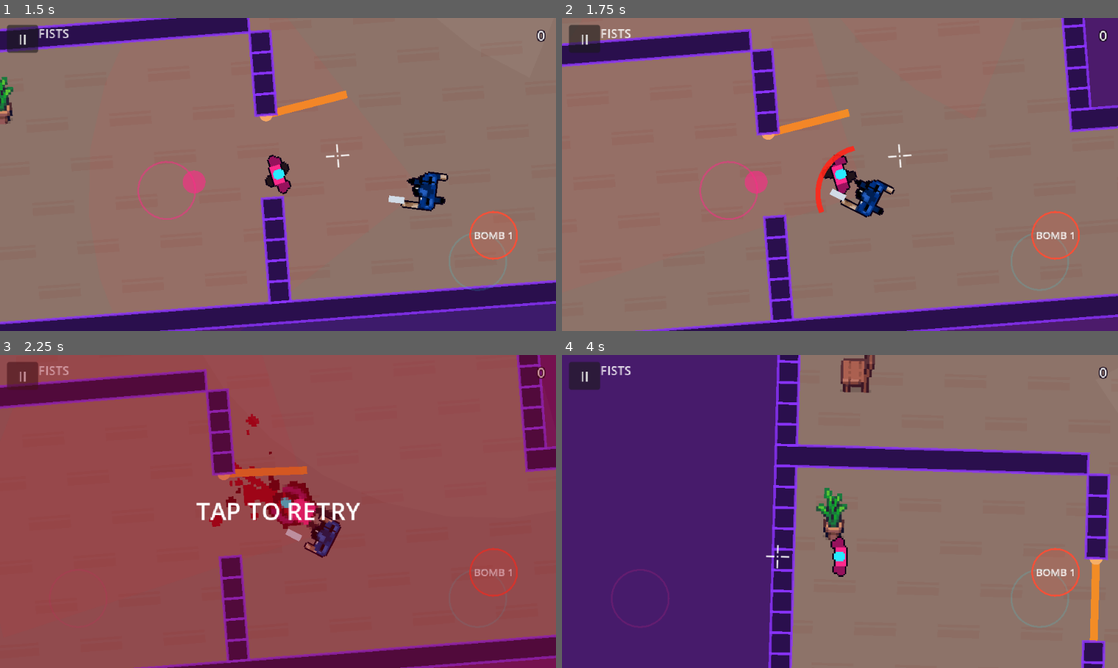
Above: before the commit, frames 1-4 (two rows, left to right).
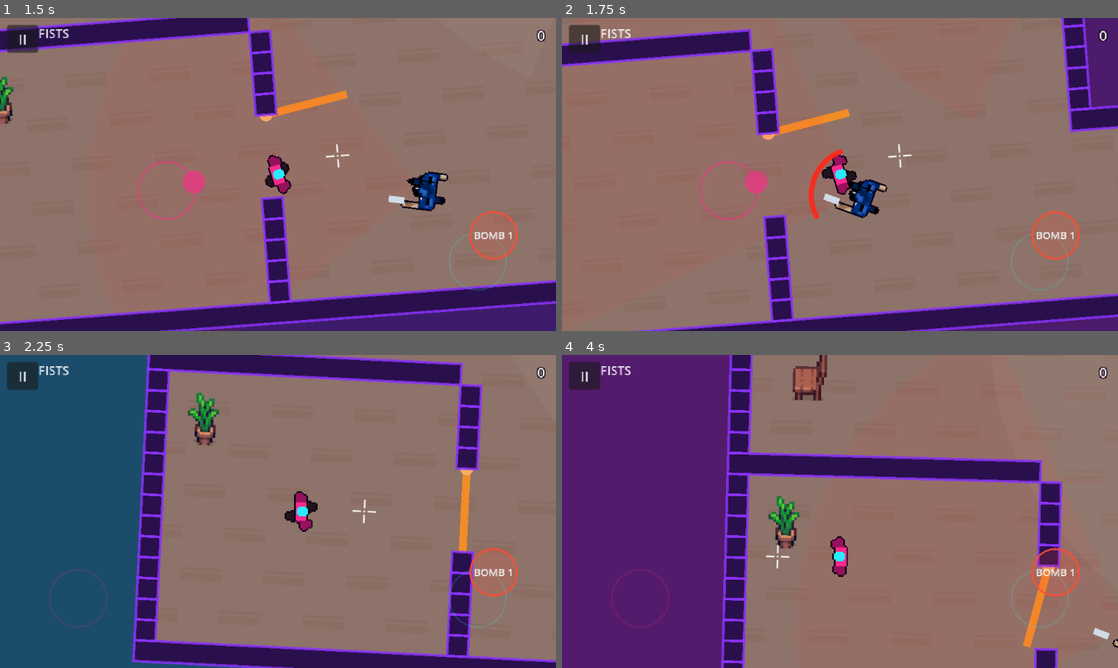
Above: after the commit, the same moments.

Repository: Evildodo3301/cyberhouse
Game: Godot game, scene res://scenes/levels/level_01.tscn
Two runs of this game, one before a commit and one after it. Both use one fixed random seed, a clock stepped at 60 frames per second and the inputs below.
Inputs (mouse positions are in pixels of both pictures, inside the frame that each line leads up to):
- Up to frame 1 (1.5 s): tap Enter at 0.5 s; move the mouse to (400, 158) at 0.52 s; hold D (move_right) 0.53-1.25 s; tap Space (attack) at 0.6 s; click (400, 158) at 0.67 s; drag from (166, 190) to (294, 152) at 1.27 s
- Up to frame 2 (1.75 s): no input
- Up to frame 3 (2.25 s): tap Enter at 2 s; move the mouse to (333, 442) at 2.02 s; hold D (move_right) from 2.03 s (still down); tap Left (aim_left) at 2.1 s
- Up to frame 4 (4 s): tap Space (attack) at 2.3, 3.8 s; release D (move_right) at 2.75 s; drag from (812, 574) to (673, 464) at 2.77 s; move the mouse to (1006, 558) at 3.52 s; hold A (move_left) from 3.53 s (still down); tap Up (aim_up) at 3.6 s

Frame 1 is identical in both runs. In frame 2, 1.3% of the frame differs, in the area x 44-60%, y 40-65%; in frame 3, 100%, in the area x 0-100%, y 0-100%; in frame 4, 22%.

Commit message:
Enemies burst toward you when they close in to attack; bump to 0.5.4
Melee enemies within 56 px speed up to 1.4x for 0.5 s (then 1.2 s before
another burst). Coming out of COVER ("GO") starts the same burst. The 0.2 s
reaction pause comes first, as before. Tuning: EnemySettings "Charge" group.

Co-Authored-By: Claude Opus 5.5 (1M context) <noreply@anthropic.com>
Claude-Session: https://claude.ai/code/session_01NRYTnNTQ9YXp86yos9nk5w

Diff:
--- a/scripts/enemies/enemy_settings.gd
+++ b/scripts/enemies/enemy_settings.gd
@@ -46,6 +46,16 @@
 ## Width of its swing, in degrees.
 @export var attack_arc_degrees: float = 100.0
 
+@export_group("Charge")
+## Close enough (px) and it bursts toward you to attack (melee enemies, and
+## any enemy coming out of COVER).
+@export var charge_range: float = 56.0
+## Burst speed, times chase_speed, and how long the burst lasts.
+@export var charge_speed: float = 1.4
+@export var charge_time: float = 0.5
+## Seconds after a burst before it can burst again.
+@export var charge_cooldown: float = 1.2
+
 @export_group("Gun")
 ## Seconds between a gun enemy turning to you and firing. No warning is shown:
 ## this is all the time you get to react (Fianso: "few milliseconds").
--- a/scripts/enemies/grunt.gd
+++ b/scripts/enemies/grunt.gd
@@ -24,8 +24,8 @@
 ##                             gun far away, then charges.
 ##   BOMB        -> "SCATTER": runs from a landed bomb and keeps apart from others.
 ## Counters never change its reaction time or reach, and never make it retreat
-## for long: every back-off ends in an attack. Only the feint's short lunge is
-## faster than its chase.
+## for long: every back-off ends in an attack. Only short bursts are faster
+## than its chase: the feint's lunge and the charge when it closes in.
 ##
 ## Doors: when you push open a door of its room, it turns to the door and
 ## goes ALERT, even before it can see you. Grunts with stays_in_room (most of
@@ -94,6 +94,9 @@
 var _feint_left: float = 0.0
 var _feint_cooldown: float = 0.0
 var _feint_side: float = 0.0   # 0 = straight lunge, -1/+1 = side-step that way
+## Charge burst: seconds left at charge speed, and the wait before the next.
+var _charge_left: float = 0.0
+var _charge_rest: float = 0.0
 ## Seconds the muzzle flash still shows after a shot.
 var _muzzle_time: float = 0.0
 var _flee_from: Vector2
@@ -173,6 +176,8 @@
 	_bark_time = maxf(_bark_time - delta, 0.0)
 	_feint_cooldown = maxf(_feint_cooldown - delta, 0.0)
 	_muzzle_time = maxf(_muzzle_time - delta, 0.0)
+	_charge_left = maxf(_charge_left - delta, 0.0)
+	_charge_rest = maxf(_charge_rest - delta, 0.0)
 	_cover_rest = maxf(_cover_rest - delta, 0.0)
 
 	if _flee_time > 0.0 and state != State.KNOCKED_DOWN:
@@ -206,7 +211,7 @@
 			elif sees and _can_shoot(player):
 				_enter(State.AIM)
 			else:
-				_move_to(last_known_position, settings.chase_speed)
+				_move_to(last_known_position, _chase_speed(player, sees))
 		State.ATTACK:
 			_attack(player)
 		State.AIM:
@@ -349,6 +354,21 @@
 			player.take_hit(self, _attack_direction, "grunt_melee")
 	if _state_time >= settings.attack_windup + settings.attack_recovery:
 		_enter(State.CHASE)
+
+
+## Normal chase speed, or a short burst when it closes in to attack: a
+## melee enemy within charge_range of you speeds up for charge_time.
+## (The 0.2 s reaction pause in ALERT always comes first.)
+func _chase_speed(player: Node2D, sees: bool) -> float:
+	if _charge_left <= 0.0 and _charge_rest <= 0.0 and sees and not has_gun() \
+			and global_position.distance_to(player.global_position) <= settings.charge_range:
+		_start_charge()
+	return settings.chase_speed * (settings.charge_speed if _charge_left > 0.0 else 1.0)
+
+
+func _start_charge() -> void:
+	_charge_left = settings.charge_time
+	_charge_rest = settings.charge_time + settings.charge_cooldown
 
 
 ## Gun enemies: in range, and nothing (wall, door, furniture) in the way.
@@ -604,6 +624,7 @@
 		_cover_spent = 0.0
 		_cover_rest = settings.cover_cooldown
 		_bark("GO")
+		_start_charge()   # out of cover at a sprint
 		return false
 	_cover_timer -= delta
 	if _cover_timer <= 0.0:
--- a/tests/m1_smoke_test.gd
+++ b/tests/m1_smoke_test.gd
@@ -472,7 +472,7 @@
 	check(feinted, "rushed grunt feints: a quick step back, calling FEINT")
 	check(struck_back, "after the feint it strikes instead of backing off")
 	check(backing_frames <= 20, "it never backs off for long (%d frames)" % backing_frames)
-	check(fastest <= guard.settings.chase_speed * guard.settings.feint_lunge_speed + 0.5, "only the short lunge is faster than its chase")
+	check(fastest <= guard.settings.chase_speed * maxf(guard.settings.feint_lunge_speed, guard.settings.charge_speed) + 0.5, "only the short bursts are faster than its chase")
 
 	# 24. DOOR_AMBUSH counter: wait beside the door and it won't come through.
 	tracker.clear_room(room)
@@ -535,6 +535,29 @@
 	check(guard.is_alive(), "and it survives the blast")
 	tracker.clear_room(room)
 
+	# 26b. Closing in to attack, a melee enemy bursts toward you, then slows again.
+	await reload_room(true)
+	main = current_scene
+	player = main.get_node("Player")
+	main.get_node("GruntPatrol").free()
+	guard = main.get_node("GruntGuard")
+	player.global_position = guard.global_position + Vector2(-110, 0)
+	var far_speed := 0.0
+	var burst_speed := 0.0
+	for i in 90:
+		await wait_frames(1)
+		if guard.state != 2:
+			continue
+		var d: float = guard.global_position.distance_to(player.global_position)
+		if d > guard.settings.charge_range + 10.0:
+			far_speed = maxf(far_speed, guard.velocity.length())
+		else:
+			burst_speed = maxf(burst_speed, guard.velocity.length())
+		if guard.state == 3 or not player.is_alive():
+			break
+	check(far_speed <= guard.settings.chase_speed + 0.5, "from far away it runs at its normal speed (%.0f)" % far_speed)
+	check(burst_speed >= guard.settings.chase_speed * guard.settings.charge_speed - 1.0, "close in, it bursts at you to attack (%.0f)" % burst_speed)
+
 	# 27. Gun enemies shoot back: no warning, just a 0.2 s delay.
 	await reload_room(true)
 	main = current_scene
Not shown, changed: export_presets.cfg
